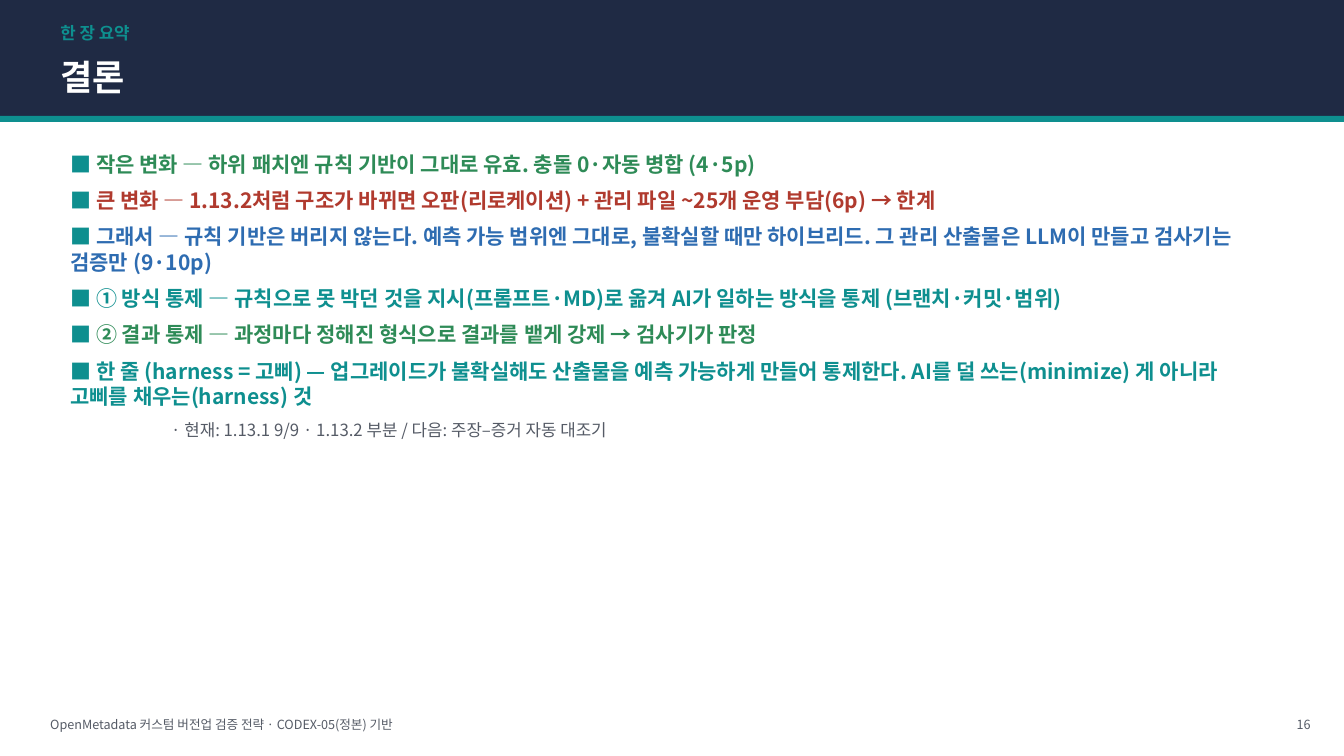
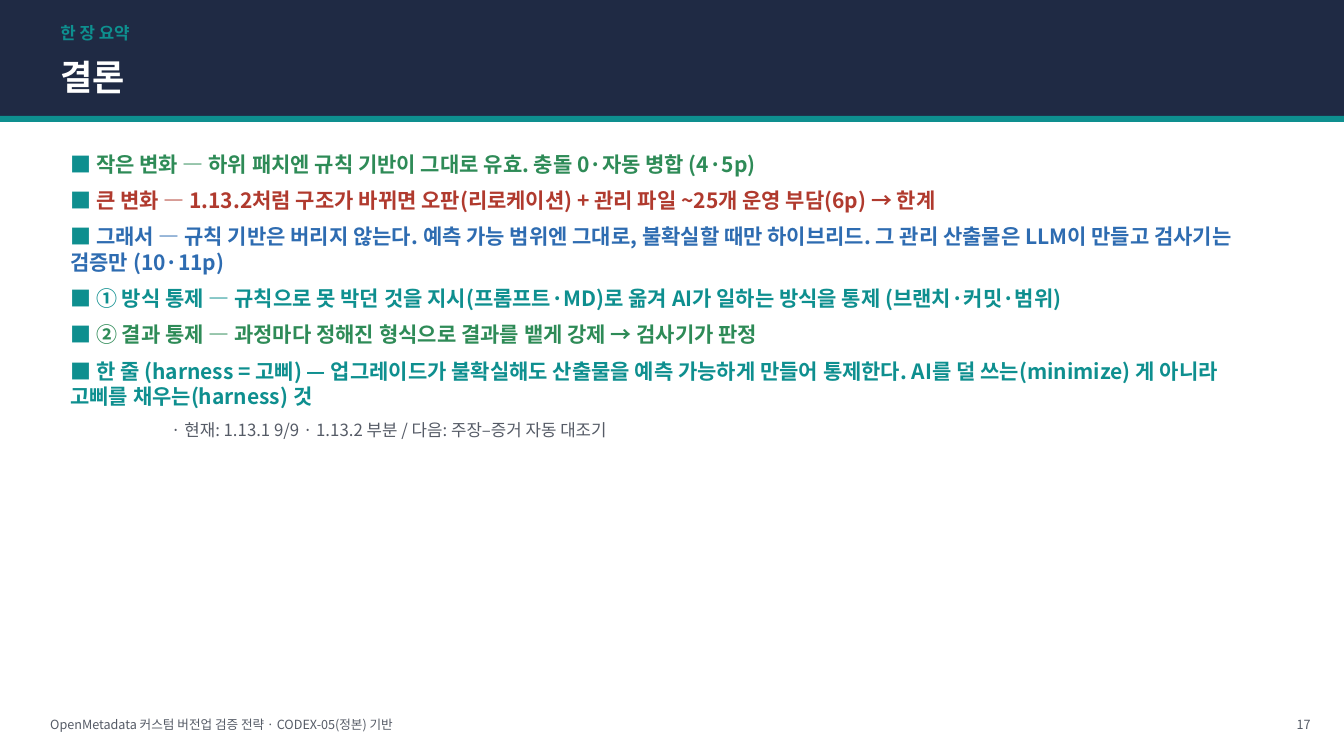
Before and after one commit to easyseop/openmetadata-lab-docs, a slide deck: slide 17 of docs/CODEX-05-전략발표.pptx (slide 16 before the commit). Drawn at 1344x756 pixels with LibreOffice and Linux fonts; fonts in the diff are those of the drawing. Boxes give left, top, right and bottom in pixels: in the first picture for what was removed or moved away, otherwise in the second. Text is boxed around its words. In the diff, an @@ line names an element or a change of style, - is before the commit and + after.

```diff
--- a/docs/CODEX-05-전략발표.pptx
+++ b/docs/CODEX-05-전략발표.pptx
@@ text at (x1=70, y1=226, x2=1231, y2=275): text changed @@
-■ 그래서 — 규칙 기반은 버리지 않는다. 예측 가능 범위엔 그대로, 불확실할 때만 하이브리드. 그 관리 산출물은 LLM이 만들고 검사기는 검증만 (9·10p)
+■ 그래서 — 규칙 기반은 버리지 않는다. 예측 가능 범위엔 그대로, 불확실할 때만 하이브리드. 그 관리 산출물은 LLM이 만들고 검사기는 검증만 (10·11p)
@@ text at (x1=1297, y1=719, x2=1311, y2=729): text changed @@
-16
+17
```
Also in this commit, not shown: 9 other slides changed, 1 slide added, 2 other files.
